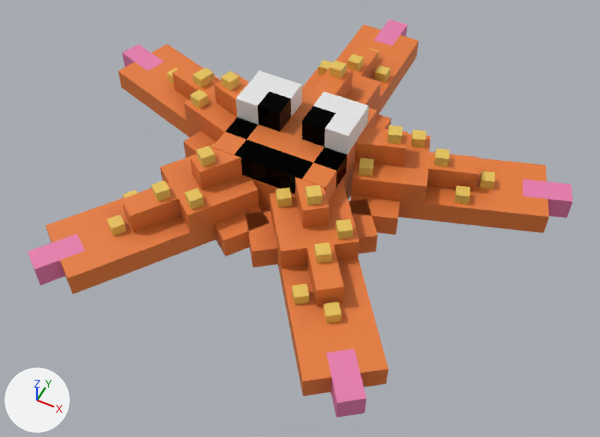
What one commit did to the glTF model packages/saver-metaquarium/breeds/source/starfish.glb.
Camera for both pictures: a 50 mm lens placed at (23.0, -45.4, 51.8), pointed at (1.9, -3.2, -0.9). The lights are fixed; the arrows at lower left show +X, +Y and +Z. The older version comes first. Vertices at exactly the same position are counted once.

The first picture shows 'Starfish-EYES-Black', 'Starfish-EYES-White', 'Starfish-GLOW-Tips', 'Starfish-PrimaryColor', 'Starfish-SecondaryColor'.
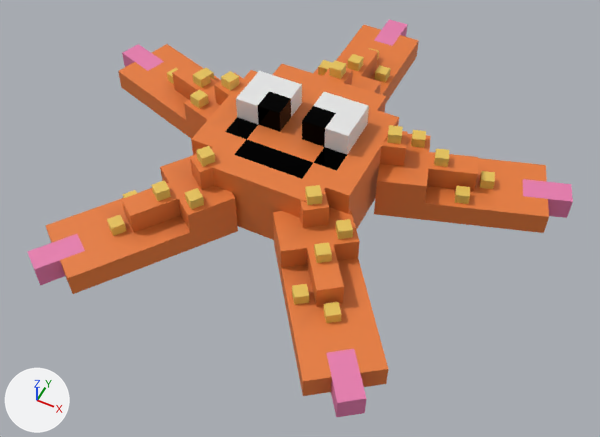
Boxes [x1, y1, x2, y2] around the edits, measured in the pictures (600 x 437 px; the box of a moved part takes in the faces that stretch with it):
part 1 of me_starfish_primarycolor, moved or reshaped
    before: [184, 77, 400, 267]
    after: [191, 64, 399, 240]
part 2 of me_starfish_primarycolor, edited (looks the same)
    both: [183, 71, 427, 284]
part 3 of me_starfish_secondarycolor, deleted
    before: [276, 188, 292, 207]
part 4 of me_starfish_secondarycolor, deleted
    before: [359, 158, 374, 176]

The edits, one by one:
me_starfish_primarycolor is used by ob_starfish_primarycolor; location (0.0, 0.0, 0.0).
me_starfish_primarycolor had 692 vertices, 2256 faces and spanned x -20.9..20.9, y -18.8..21.0, z -0.1..6.0.
me_starfish_primarycolor now has 660 vertices, 2240 faces and spans x -20.9..20.9, y -18.8..21.0, z -0.1..6.0.
me_starfish_primarycolor part 1: 130 vertices removed from x -10.1..10.1, y -10.2..9.0, z -0.1..5.9; 98 vertices added at x -7.0..7.0, y -7.0..7.0, z 0.0..6.0.
me_starfish_primarycolor part 2: 531 kept faces spanning x -11.4..11.4, y -10.7..11.0, z -0.1..6.0 get new vertex colours.
me_starfish_secondarycolor is used by ob_starfish_secondarycolor; location (0.0, 0.0, 0.0).
me_starfish_secondarycolor had 240 vertices, 360 faces and spanned x -15.9..15.9, y -13.7..16.5, z 1.7..6.8.
me_starfish_secondarycolor now has 200 vertices, 300 faces and spans x -15.9..15.9, y -13.7..16.5, z 1.7..6.8.
me_starfish_secondarycolor part 3: the loose piece of 8 vertices spanning x 1.1..2.7, y -6.8..-5.3, z 3.7..4.8 is deleted.
me_starfish_secondarycolor part 4: the loose piece of 8 vertices spanning x 5.6..7.0, y -0.7..0.6, z 3.7..4.8 is deleted.
Other edits to the shape of me_starfish_secondarycolor do not show in these pictures.
